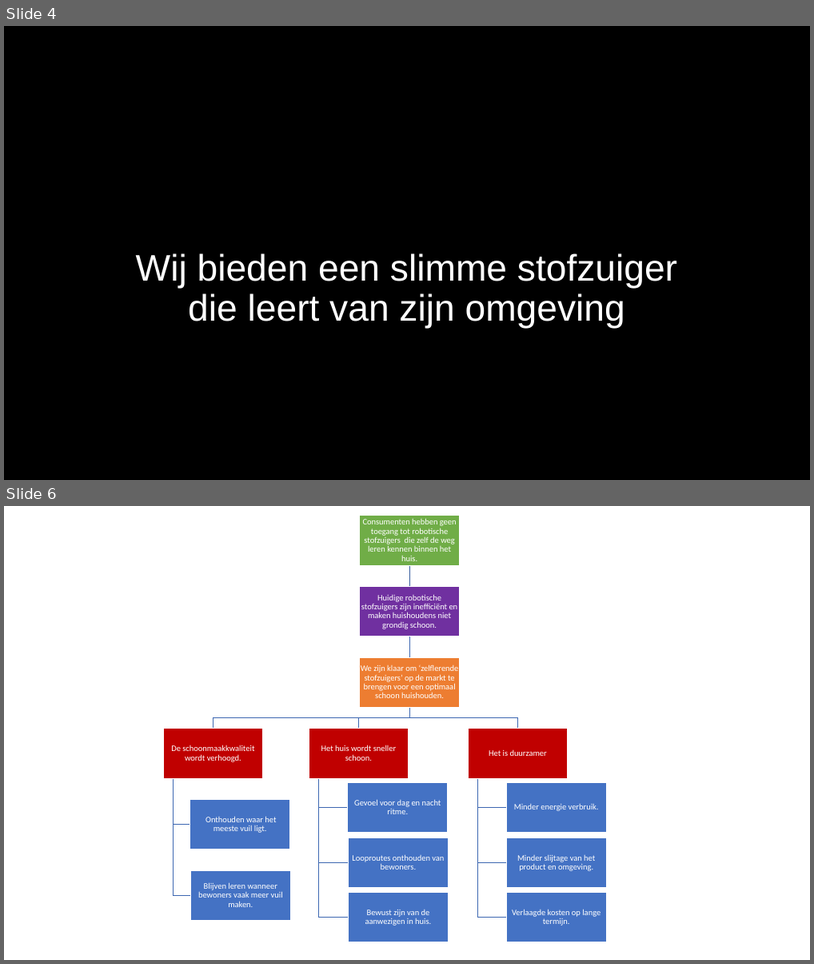
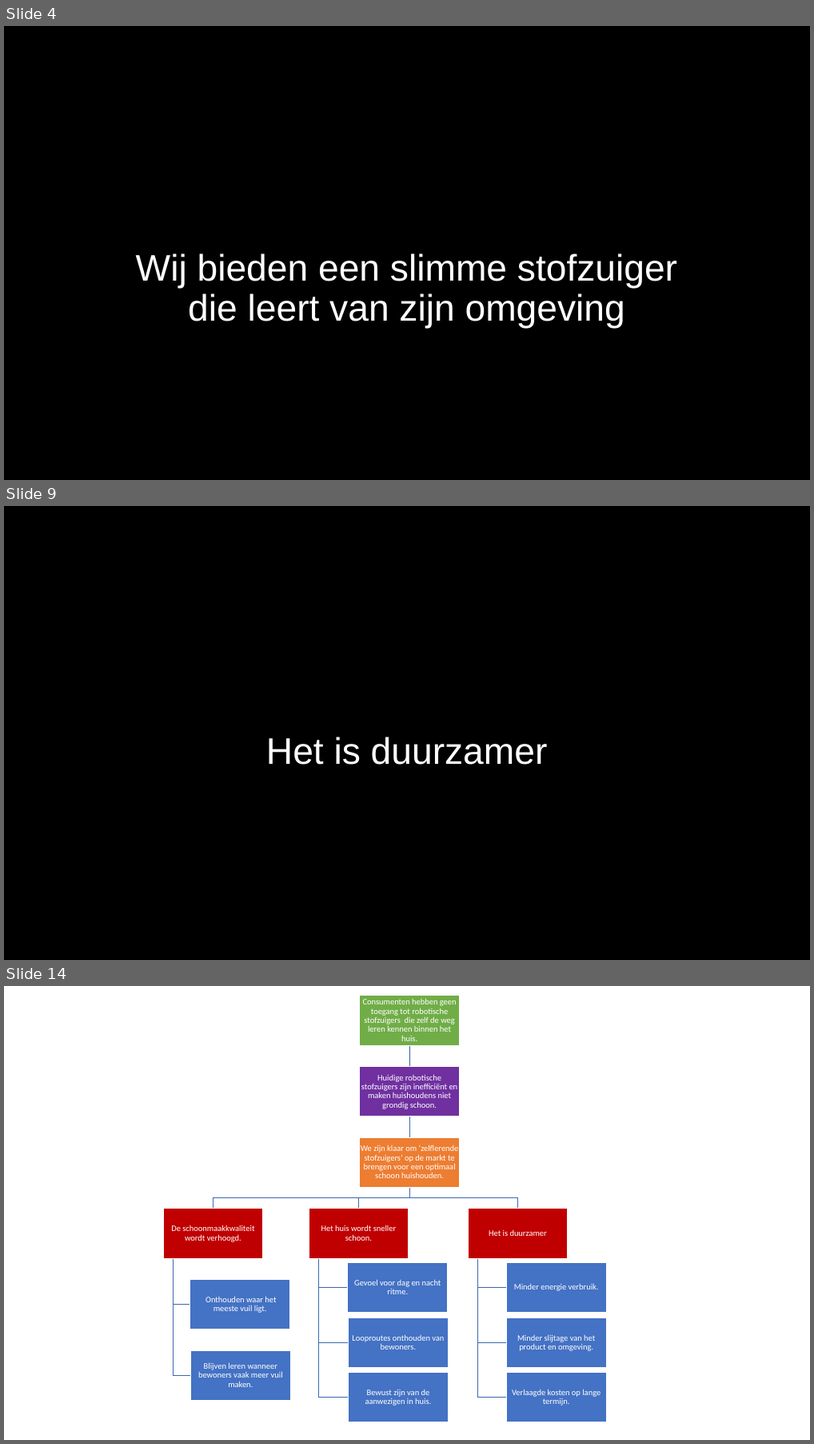
Before and after one commit to WouterNoordhof/NotS-P-Stofzuiger, a slide deck: docs/Presentaties/StoryboardPresentatie.pptx. Shown one above the other, each under a label of ours: slides 4 and 6 before the commit, slides 4, 9 and 14 after it; the slides between them are not shown. The pictures are 814x964 and 814x1444 pixels, drawn with LibreOffice and Linux fonts; fonts in the diff are those of the drawing; background and template pictures are left out. Boxes give left, top, right and bottom in pixels: in the first picture for what was removed or moved away, otherwise in the second. Text is boxed around its words. In the diff, an @@ line names an element or a change of style, - is before the commit and + after.

```diff
--- a/docs/Presentaties/StoryboardPresentatie.pptx
+++ b/docs/Presentaties/StoryboardPresentatie.pptx
@@ slide 9 added at [4,506,810,960], background picture (left out) @@
@@ title added at [266,736,548,764], 44 pt, text #FFFFFF @@
+Het is duurzamer
@@ what was slide 6 is now slide 14 @@
```
Also in this commit, not shown: 1 slide changed, 8 other slides added, 1 slide removed.
